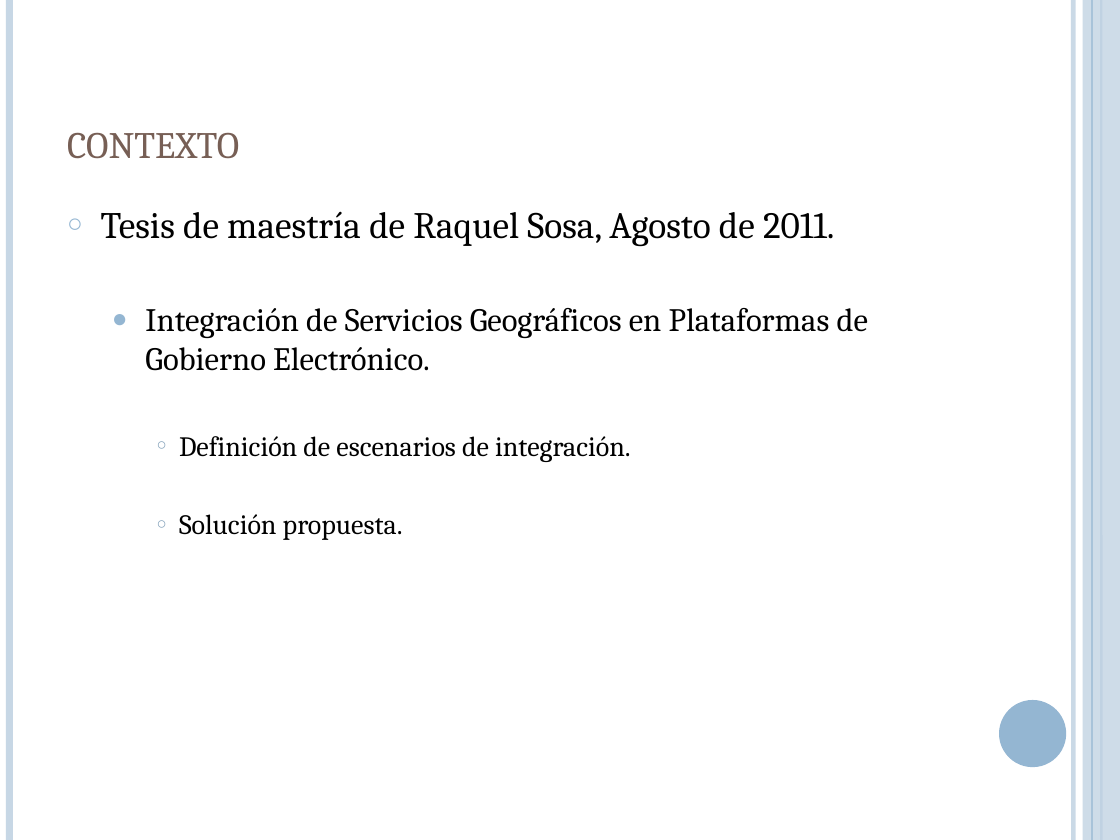
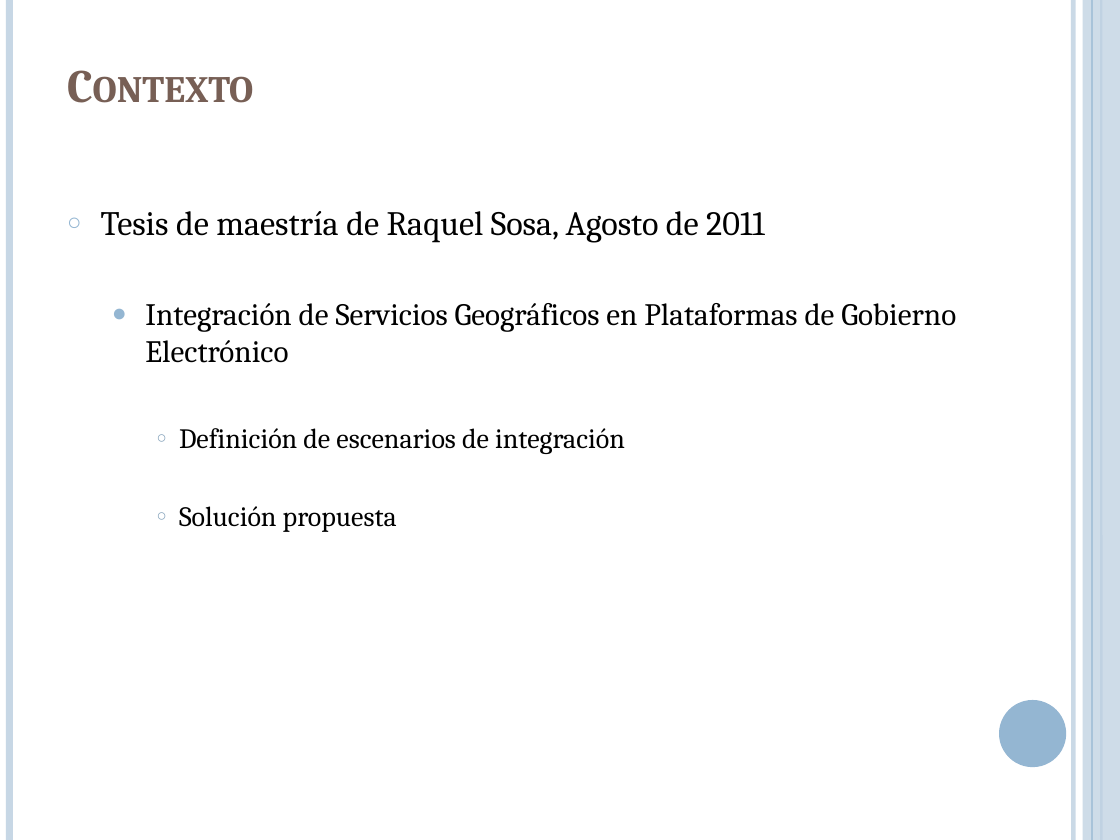
Before and after one commit to lcpaso1/integracion-gis-pge, a slide deck: slide 7 of Presentacion.pptx (slide 6 before the commit). Drawn at 1120x840 pixels with LibreOffice and Linux fonts; fonts in the diff are those of the drawing. Boxes give left, top, right and bottom in pixels: in the first picture for what was removed or moved away, otherwise in the second. Text is boxed around its words. In the diff, an @@ line names an element or a change of style, - is before the commit and + after.

```diff
--- a/Presentacion.pptx
+++ b/Presentacion.pptx
@@ title at box(67, 133, 239, 159): text changed; bold on @@
-contexto
+Contexto
@@ text at box(101, 211, 956, 532): text changed; size 21 to 20 pt @@
-○ Tesis de maestría de Raquel Sosa, Agosto de 2011.
-  ● Integración de Servicios Geográficos en Plataformas de Gobierno Electrónico.
-    ○ Definición de escenarios de integración.
-    ○ Solución propuesta.
+○ Tesis de maestría de Raquel Sosa, Agosto de 2011
+  ● Integración de Servicios Geográficos en Plataformas de Gobierno Electrónico
+    ○ Definición de escenarios de integración
+    ○ Solución propuesta
```
Also in this commit, not shown: 8 other slides changed, 1 slide added.
